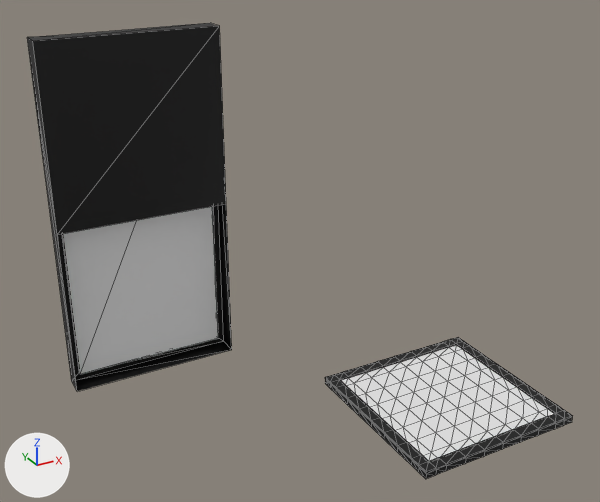
The glTF model jakes_test/mesh_library.glb as it was, and as the next commit left it.
One viewpoint serves both versions: a camera (50 mm lens) standing at (-2.72, -7.82, 5.4) and looking at (1.18, -0.74, 1.86). Arrows for +X, +Y and +Z are at lower left; the lights stay in place. The picture after the commit comes second. Mesh edges are drawn as thin lines. Vertices at exactly the same position are counted once.

Names of what the first picture shows: 'floor_tile', 'wall_tile'.
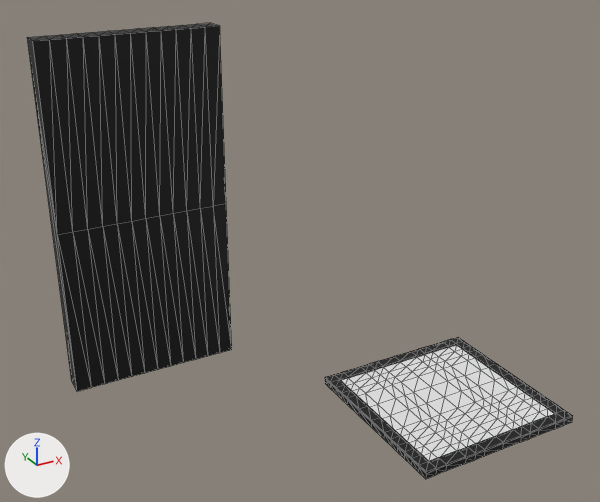
Boxes [x1, y1, x2, y2] around the edits, measured in the pictures (600 x 502 px):
part 1 of me_cube_003, added
    after: [27, 23, 232, 391]

Patch to the scene script:
```diff
--- a/jakes_test/mesh_library.glb.py
+++ b/jakes_test/mesh_library.glb.py
@@ mat_mid @@
+mat_mid = principled_material('Mid')
+mat_mid.base_color = (0.8, 0.8, 0.8)  # white #e7e7e7
@@ me_cube_003 @@
 # used by ob_wall_tile; location = (0.0, 0.0, 0.0)
-me_cube_003.from_pydata(...)  # 18 vertices, 30 faces; spans x -1.0..1.0, y 0.75..1.0, z -0.06..4.0
+me_cube_003.from_pydata(...)  # 117 vertices, 230 faces; spans x -1.0..1.0, y 0.75..1.0, z -0.06..4.0
+# me_cube_003 part 1: 99 vertices added at x -0.83..0.83, y 0.75..1.0, z -0.06..4.0
 me_cube_003.materials.append(mat_dark)
 me_cube_003.materials.append(mat_light)
+me_cube_003.materials.append(mat_mid)  # white #e7e7e7
```
